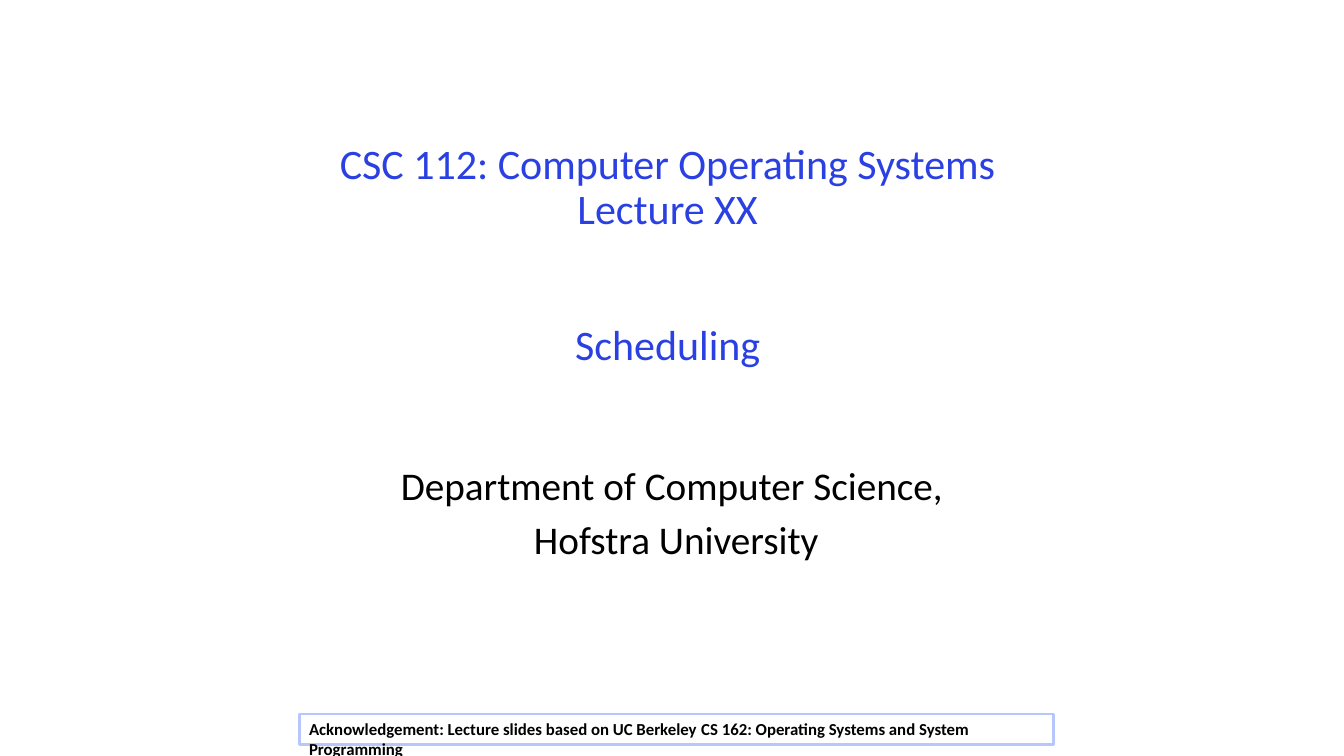
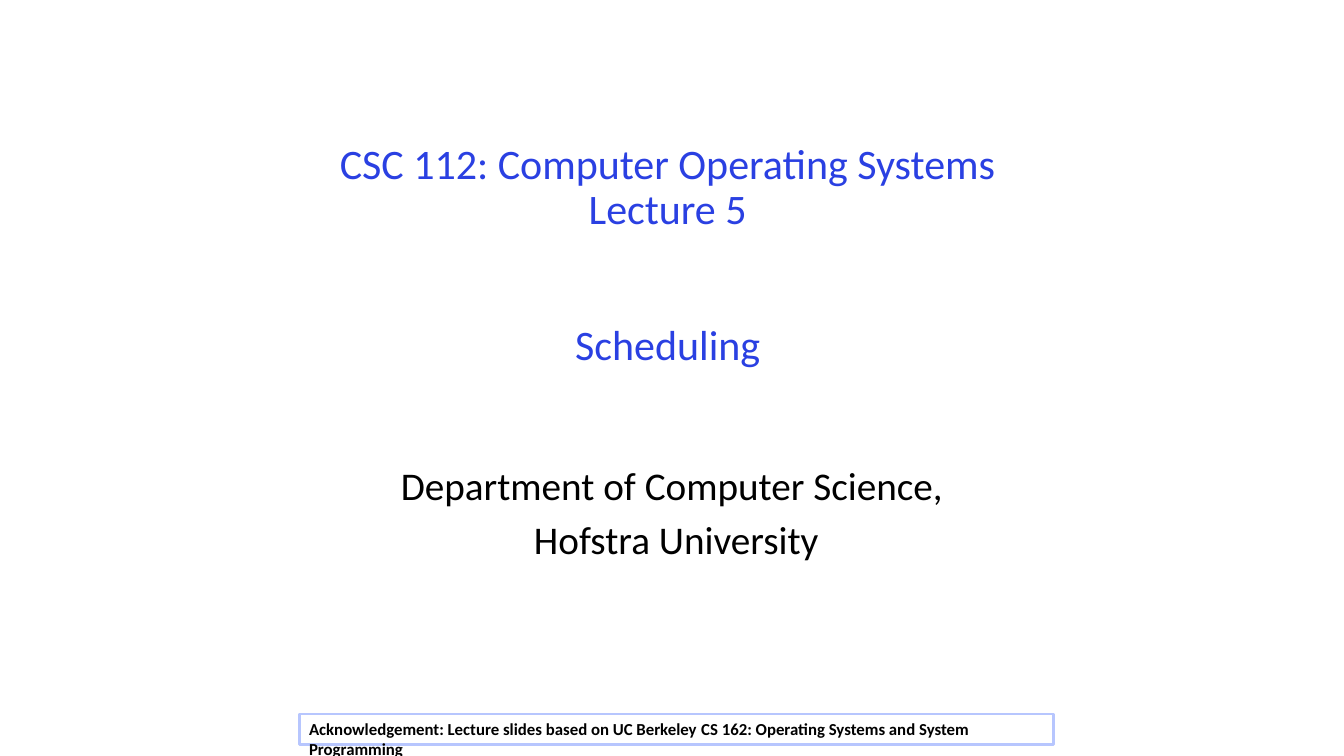
Before and after one commit to guhofstra/CSC256Fa25, a slide deck: slide 1 of PPTs/L5-Scheduling.pptx. Drawn at 1344x756 pixels with LibreOffice and Linux fonts; fonts in the diff are those of the drawing. Boxes give left, top, right and bottom in pixels: in the first picture for what was removed or moved away, otherwise in the second. Text is boxed around its words. In the diff, an @@ line names an element or a change of style, - is before the commit and + after.

```diff
--- a/PPTs/L5-Scheduling.pptx
+++ b/PPTs/L5-Scheduling.pptx
@@ title at box(340, 150, 995, 368): text changed @@
-CSC 112: Computer Operating Systems
-Lecture XX
-Scheduling
+CSC 112: Computer Operating Systems
+Lecture 5
+Scheduling
```
Also in this commit, not shown: 8 other files.
